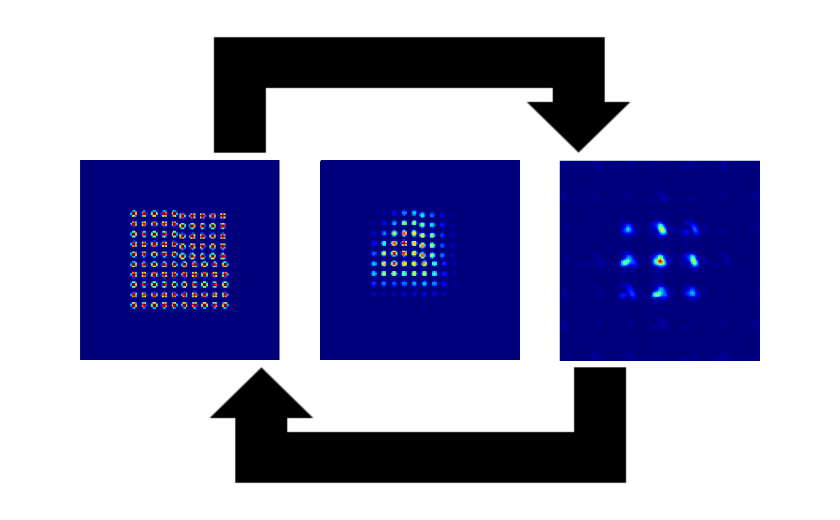
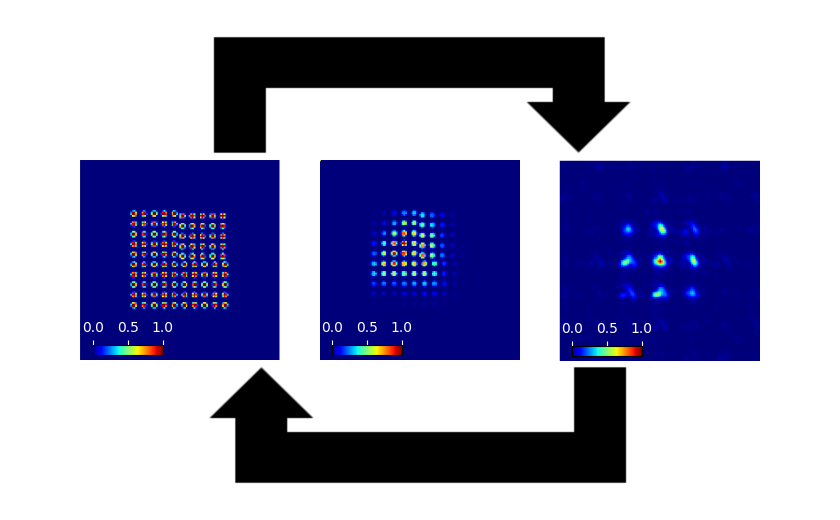
Before/after of a (840, 520) layered artwork. What changed in the layer stack:
added layer "01colorbar copy #3" above "01colorbar copy #2" over 562, 323, 652, 358
added layer "01colorbar copy #2" above "01colorbar copy" over 322, 322, 412, 357
added layer "01colorbar copy" above "2020-09-27-193002_337x338_scrot.png copy" over 83, 322, 173, 357
